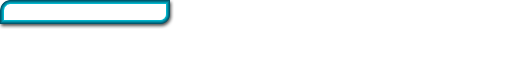
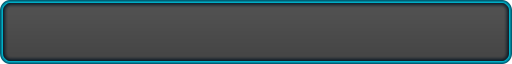
The second 512×64 image is a revision of the first. Changes to its layers:
hid "Layer 2" over <box>0,0,170,24</box>
showed "Rounded Rectangle 1" over <box>0,0,512,64</box>
